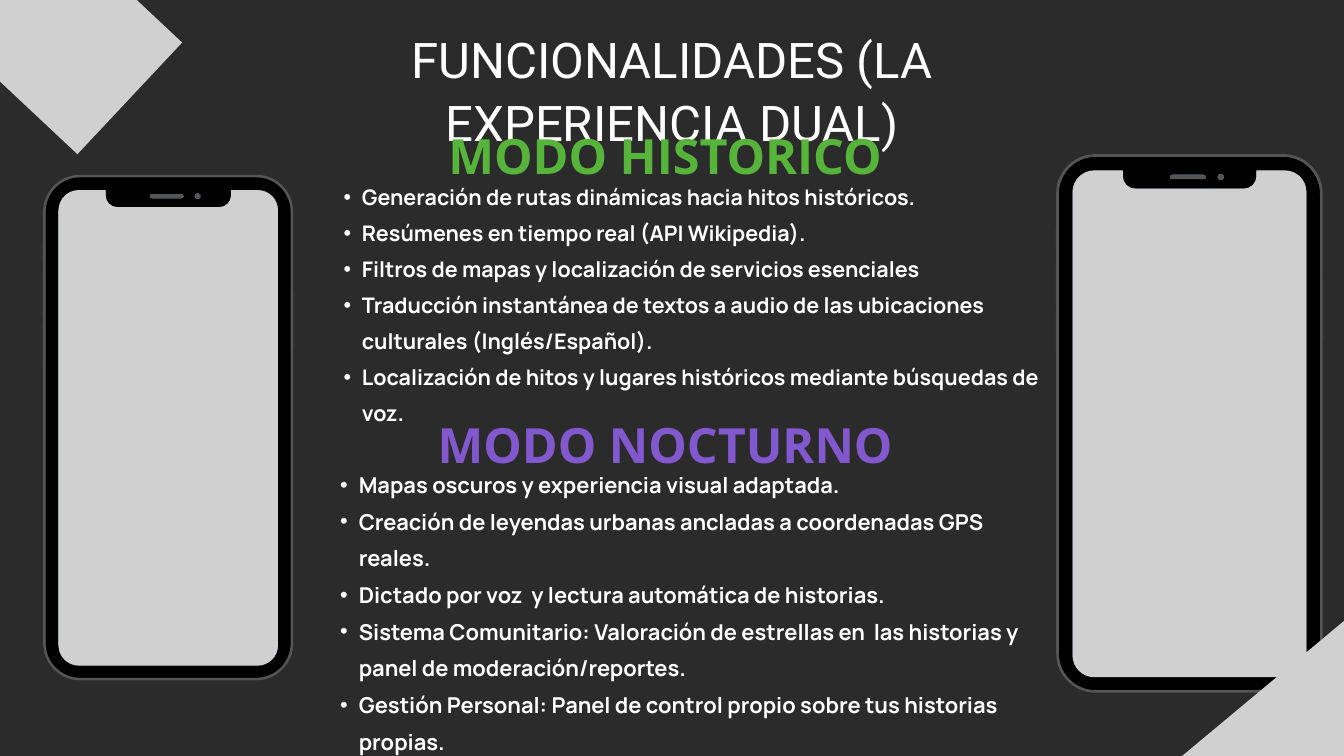
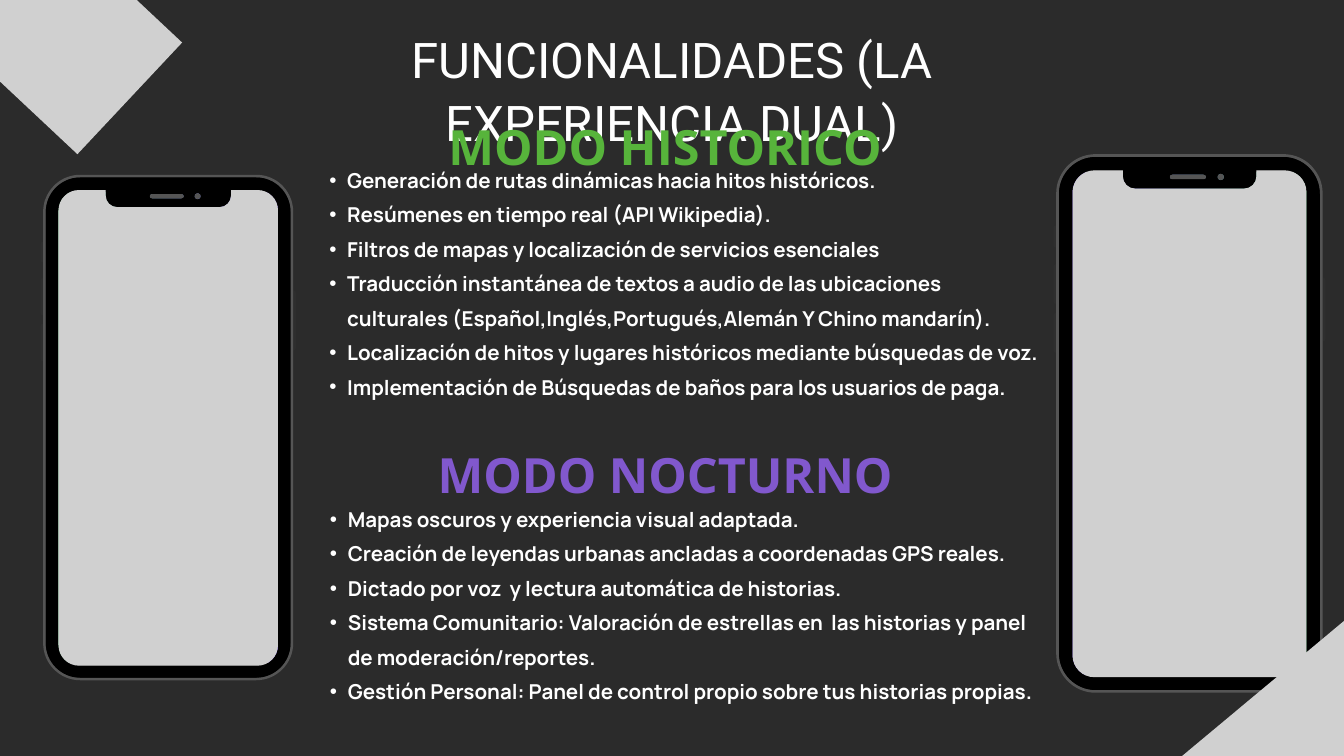
Before and after one commit to MarquitosCea/Proyecto_Capstone, a slide deck: slide 6 of Fase 2/Evidencias Proyecto/Presentación Proyecto.pptx. Drawn at 1344x756 pixels with LibreOffice and Linux fonts; fonts in the diff are those of the drawing; grey boxes stand for pictures; background and template pictures are left out; a plain dark background stands for a picture behind light text. Boxes give left, top, right and bottom in pixels: in the first picture for what was removed or moved away, otherwise in the second. Text is boxed around its words. In the diff, an @@ line names an element or a change of style, - is before the commit and + after.

Commit message:
Actualización documentos y proyecto, incorporandose el sistema de pago y el de suscripciones

```diff
--- a/Fase 2/Evidencias Proyecto/Presentación Proyecto.pptx
+++ b/Fase 2/Evidencias Proyecto/Presentación Proyecto.pptx
@@ text "MODO HISTORICO" rewrapped from (448,129,882,175) to (448,120,882,178) @@
@@ text "Generación de rutas dinámicas hacia ...": place and size @@
-text "Generación de rutas dinámicas hacia ..." at (362,187,1038,422)
+text "Generación de rutas dinámicas hacia ..." at (347,171,1037,400)
@@ text at (347,171,1037,366): size 23 to 22 pt in "Generación de rutas dinámicas hacia hitos históricos.", "Resúmenes en tiempo real (API Wikipedia).", "Filtros de mapas y localización de servicios ...", "Localización de hitos y lugares históricos mediante ..."; indent changed @@
@@ text at (347,274,990,332): text changed; size 23 to 22 pt @@
-  • Traducción instantánea de textos a audio de las ubicaciones culturales (Inglés/Español).
+  • Traducción instantánea de textos a audio de las ubicaciones culturales (Español,Inglés,Portugués,Alemán Y Chino mandarín).
@@ text at (347,378,1005,400): paragraph added @@
+  • Implementación de Búsquedas de baños para los usuarios de paga.
@@ text "MODO NOCTURNO": place and size @@
-text "MODO NOCTURNO" at (438,428,893,464)
+text "MODO NOCTURNO" at (438,458,893,494)
@@ text "Mapas oscuros y experiencia visual ...": place and size @@
-text "Mapas oscuros y experiencia visual ..." at (359,477,1018,719)
+text "Mapas oscuros y experiencia visual ..." at (348,512,1032,704)
@@ text "Mapas oscuros y experiencia visual ..." at (348,512,1032,704): size 23.4 to 22 pt; indent changed @@
```
Also in this commit, not shown: 4 other slides changed, 1 slide added, 1 slide removed, 45 other files.
